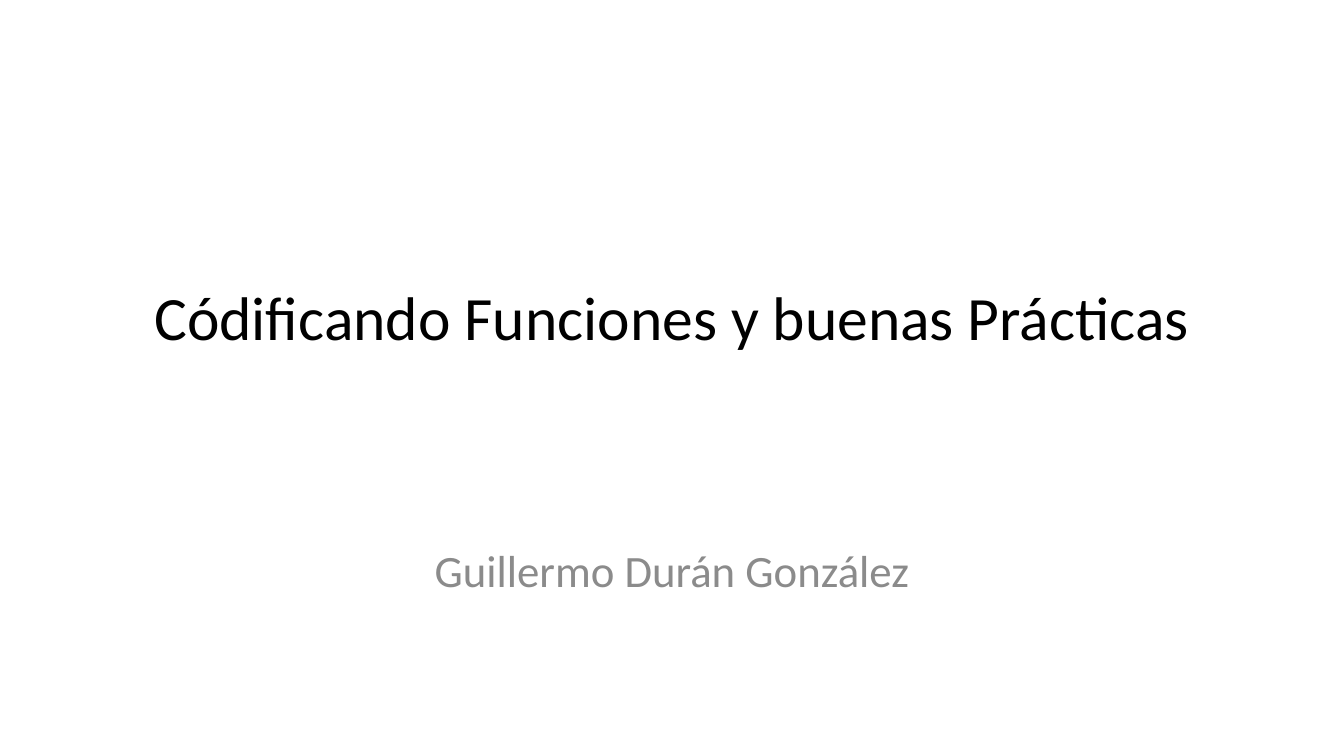
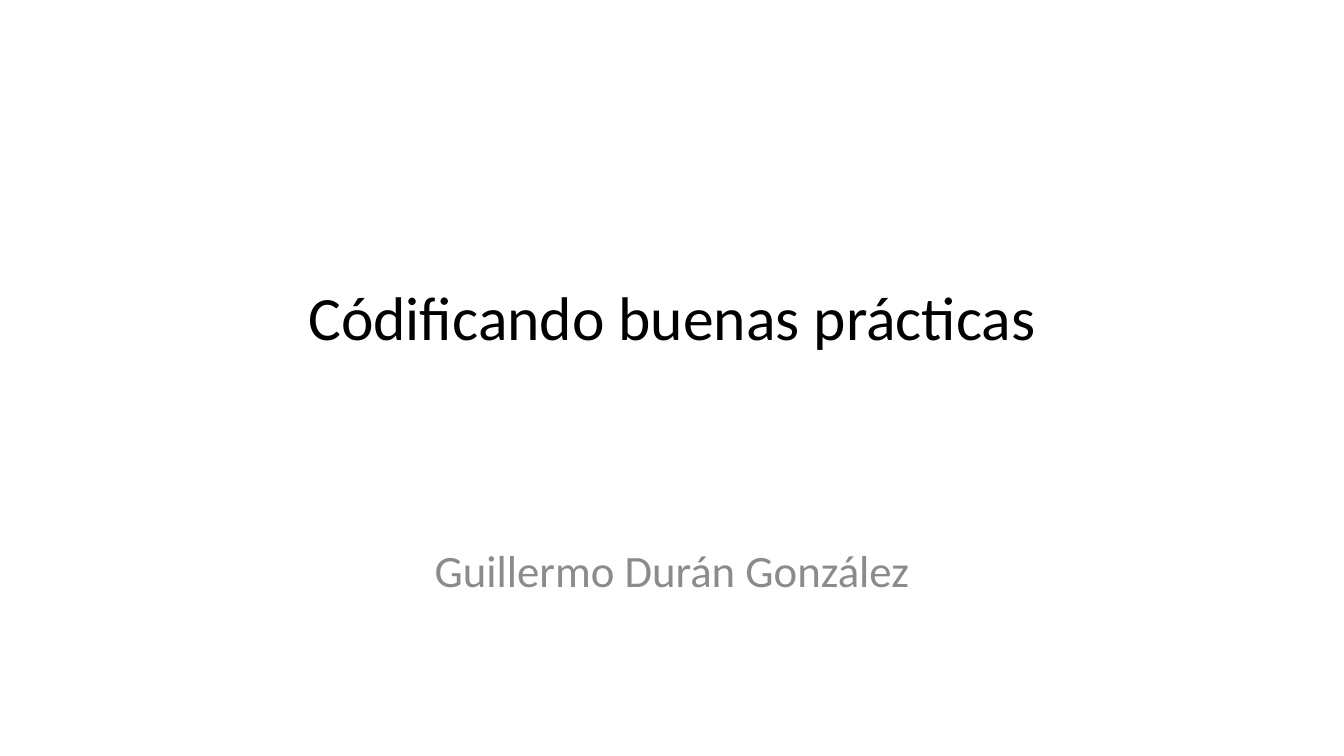
Before and after one commit to gdurang/Semana-4, a slide deck: slide 6 of Funcion_EAN/Presentación.pptx (slide 1 before the commit). Drawn at 1344x756 pixels with LibreOffice and Linux fonts; fonts in the diff are those of the drawing. Boxes give left, top, right and bottom in pixels: in the first picture for what was removed or moved away, otherwise in the second. Text is boxed around its words. In the diff, an @@ line names an element or a change of style, - is before the commit and + after.

```diff
--- a/Funcion_EAN/Presentación.pptx
+++ b/Funcion_EAN/Presentación.pptx
@@ title at [308,297,1035,350]: text changed @@
-Códificando Funciones y buenas Prácticas
+Códificando buenas prácticas
```
Also in this commit, not shown: 3 other slides changed, 7 slides added, 1 slide removed, 2 other files.
